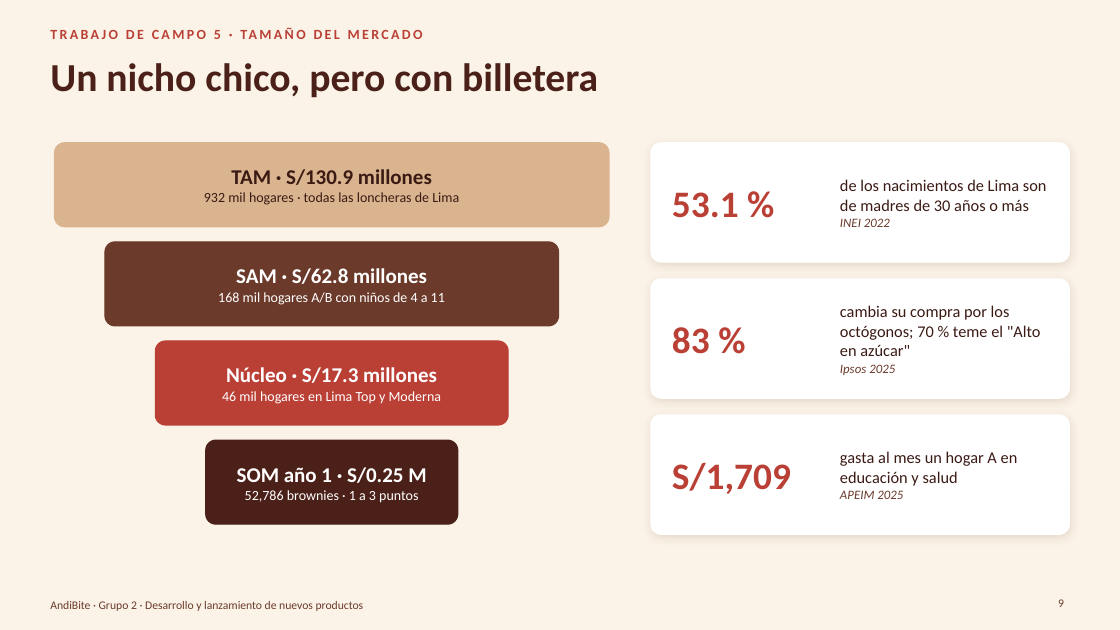
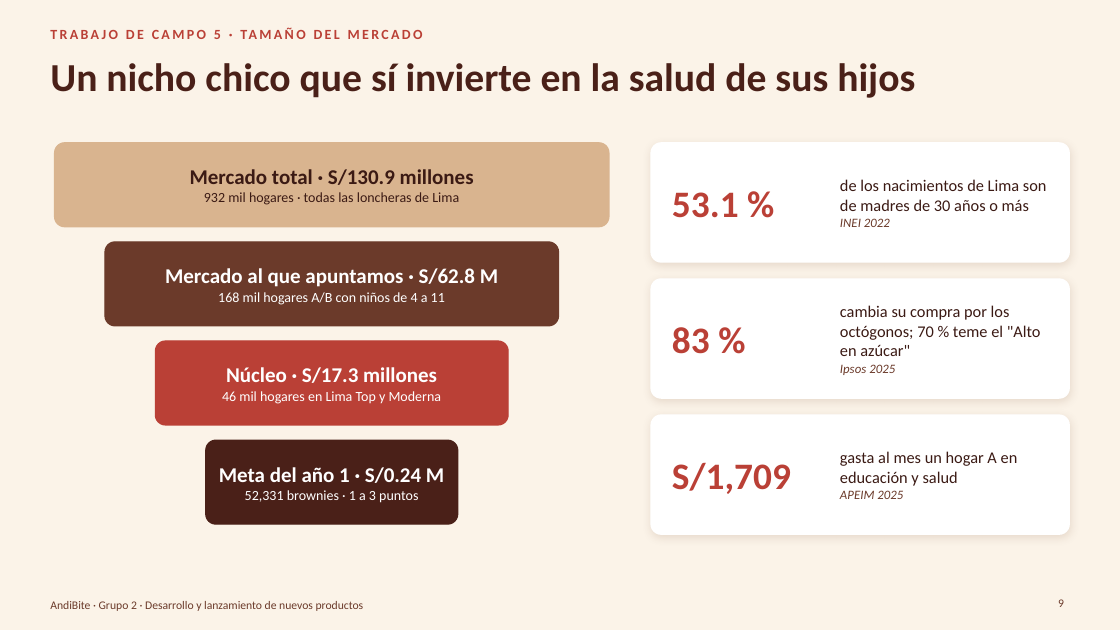
Before and after one commit to Darknow-web/Desarrollo-y-lanzamiento-de-producto-y-marca, a slide deck: slide 9 of 04-reformulacion/TC5-8/TC5-8-AndiBite.pptx. Drawn at 1120x630 pixels with LibreOffice and Linux fonts; fonts in the diff are those of the drawing; background and template pictures are left out. Boxes give left, top, right and bottom in pixels: in the first picture for what was removed or moved away, otherwise in the second. Text is boxed around its words. In the diff, an @@ line names an element or a change of style, - is before the commit and + after.

```diff
--- a/04-reformulacion/TC5-8/TC5-8-AndiBite.pptx
+++ b/04-reformulacion/TC5-8/TC5-8-AndiBite.pptx
@@ title at box(50, 63, 915, 98): text changed @@
-Un nicho chico, pero con billetera
+Un nicho chico que sí invierte en la salud de sus hijos
@@ text at box(190, 169, 474, 185): text changed @@
-TAM · S/130.9 millones
+Mercado total · S/130.9 millones
@@ text at box(165, 268, 498, 287): text changed @@
-SAM · S/62.8 millones
+Mercado al que apuntamos · S/62.8 M
@@ text at box(219, 467, 444, 503): text changed @@
-SOM año 1 · S/0.25 M
-52,786 brownies · 1 a 3 puntos
+Meta del año 1 · S/0.24 M
+52,331 brownies · 1 a 3 puntos
```
Also in this commit, not shown: 25 other slides changed, 3 slides added, 5 other files.
